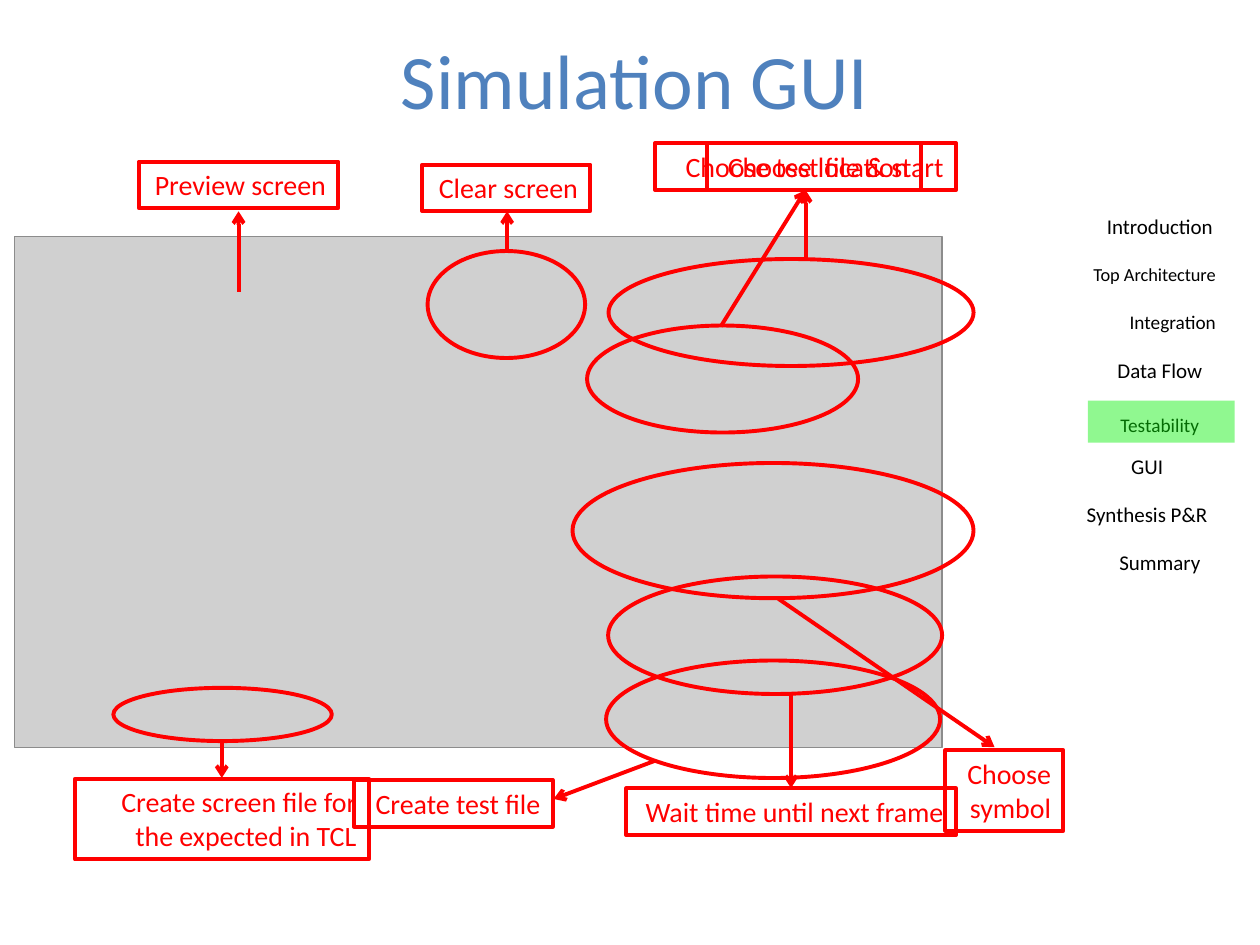
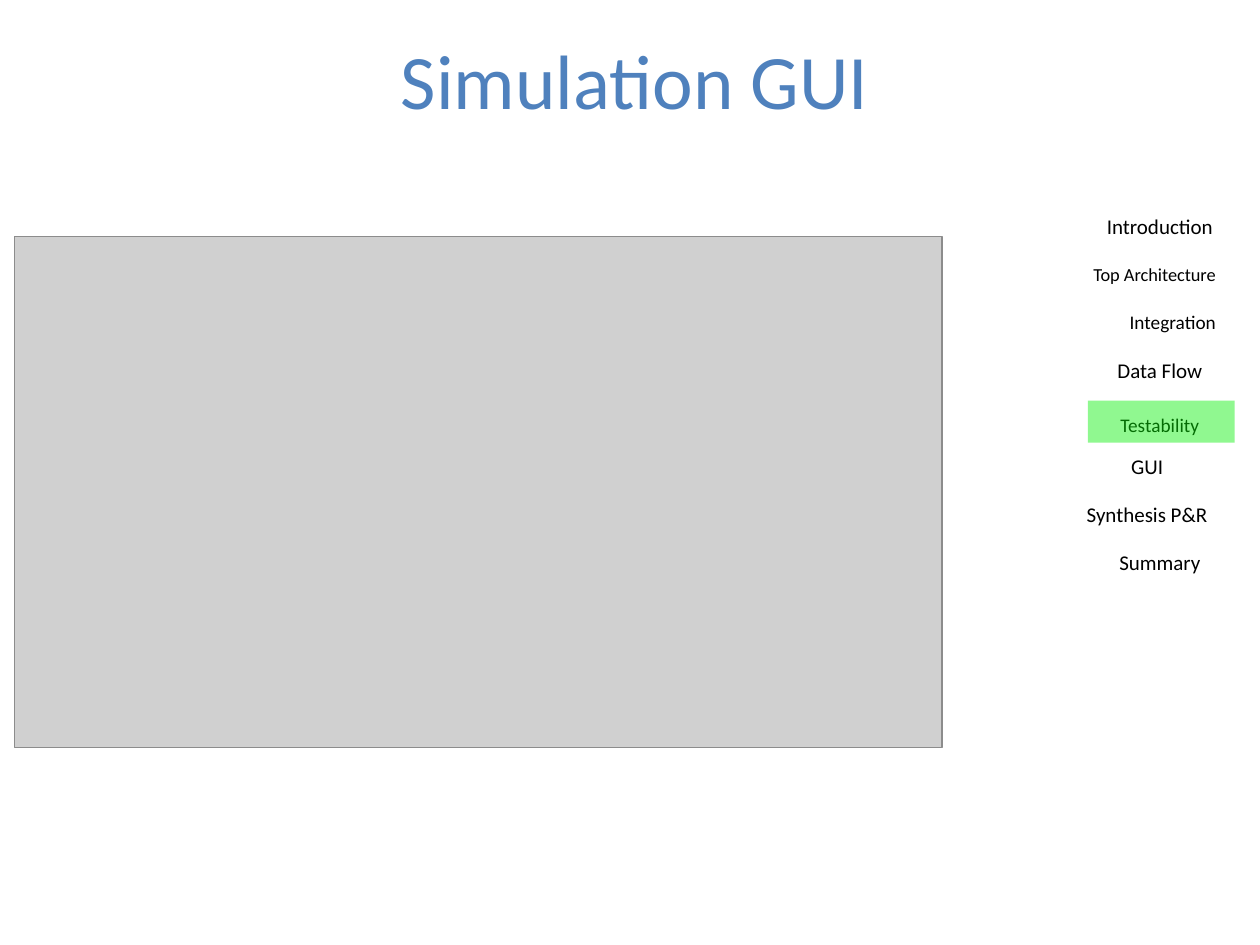
Before and after one commit to sandro6579/symbol-generator, a slide deck: slide 22 of Presentation/Part_B_final/Symbol_Generator_Project_Presentation_Part_B.pptx (slide 19 before the commit). Drawn at 1260x945 pixels with LibreOffice and Linux fonts; fonts in the diff are those of the drawing; grey boxes stand for pictures; background and template pictures are left out. Boxes give left, top, right and bottom in pixels: in the first picture for what was removed or moved away, otherwise in the second. Text is boxed around its words. In the diff, an @@ line names an element or a change of style, - is before the commit and + after.

```diff
--- a/Presentation/Part_B_final/Symbol_Generator_Project_Presentation_Part_B.pptx
+++ b/Presentation/Part_B_final/Symbol_Generator_Project_Presentation_Part_B.pptx
@@ rectangle removed at box(655, 144, 956, 190) @@
-Choose test file & start
@@ rectangle removed at box(707, 144, 921, 190) @@
-Choose location
@@ rectangle removed at box(139, 161, 338, 208) @@
-Preview screen
@@ rectangle removed at box(422, 165, 590, 212) @@
-Clear screen
@@ arrow removed from (721, 326) to (805, 190) @@
@@ arrow removed from (805, 260) to (805, 190) @@
@@ arrow removed from (238, 292) to (238, 212) @@
@@ arrow removed from (508, 251) to (508, 212) @@
@@ ellipse removed at box(427, 251, 585, 358) @@
@@ ellipse removed at box(609, 260, 974, 367) @@
@@ ellipse removed at box(587, 325, 858, 432) @@
@@ ellipse removed at box(572, 462, 973, 597) @@
@@ ellipse removed at box(609, 577, 942, 694) @@
@@ arrow removed from (779, 598) to (994, 747) @@
@@ ellipse removed at box(113, 688, 331, 741) @@
@@ ellipse removed at box(606, 660, 940, 777) @@
@@ arrow removed from (791, 694) to (791, 788) @@
@@ arrow removed from (222, 741) to (222, 777) @@
@@ rectangle removed at box(74, 779, 368, 859) @@
-Create screen file for the expected in TCL
@@ arrow removed from (655, 761) to (553, 799) @@
@@ rectangle removed at box(945, 750, 1063, 830) @@
-Choose symbol
@@ rectangle removed at box(354, 780, 553, 827) @@
-Create test file
@@ rectangle removed at box(626, 789, 956, 835) @@
-Wait time until next frame
```
Also in this commit, not shown: 8 other slides changed, 5 slides added, 1 other file.
